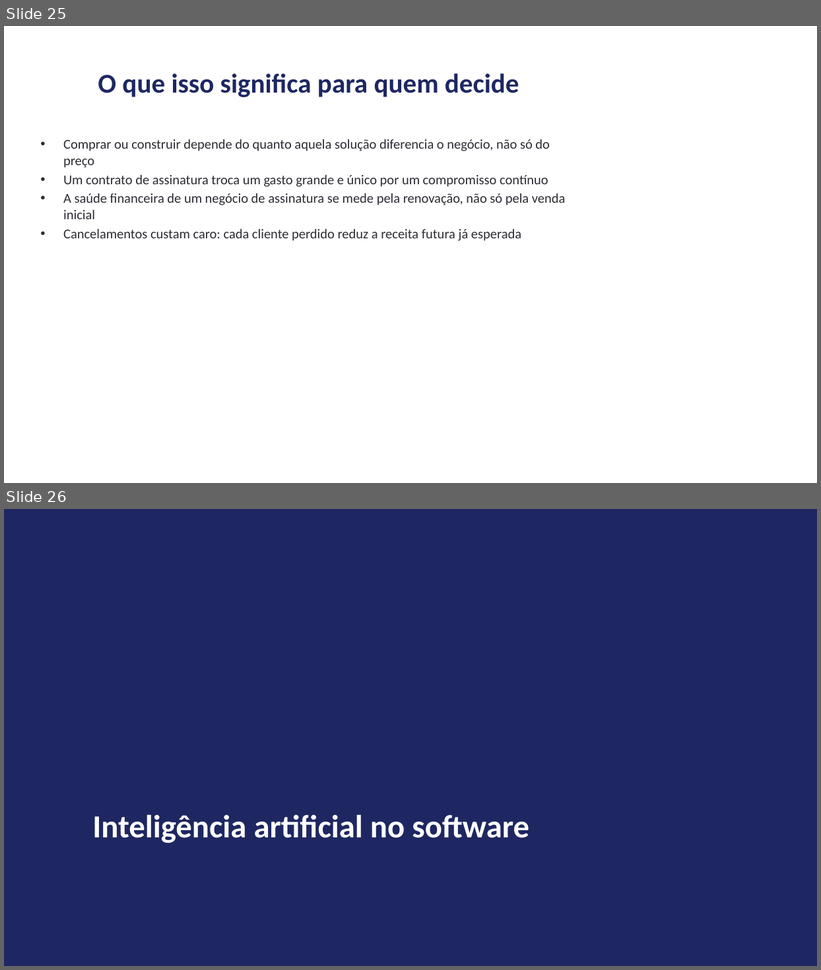
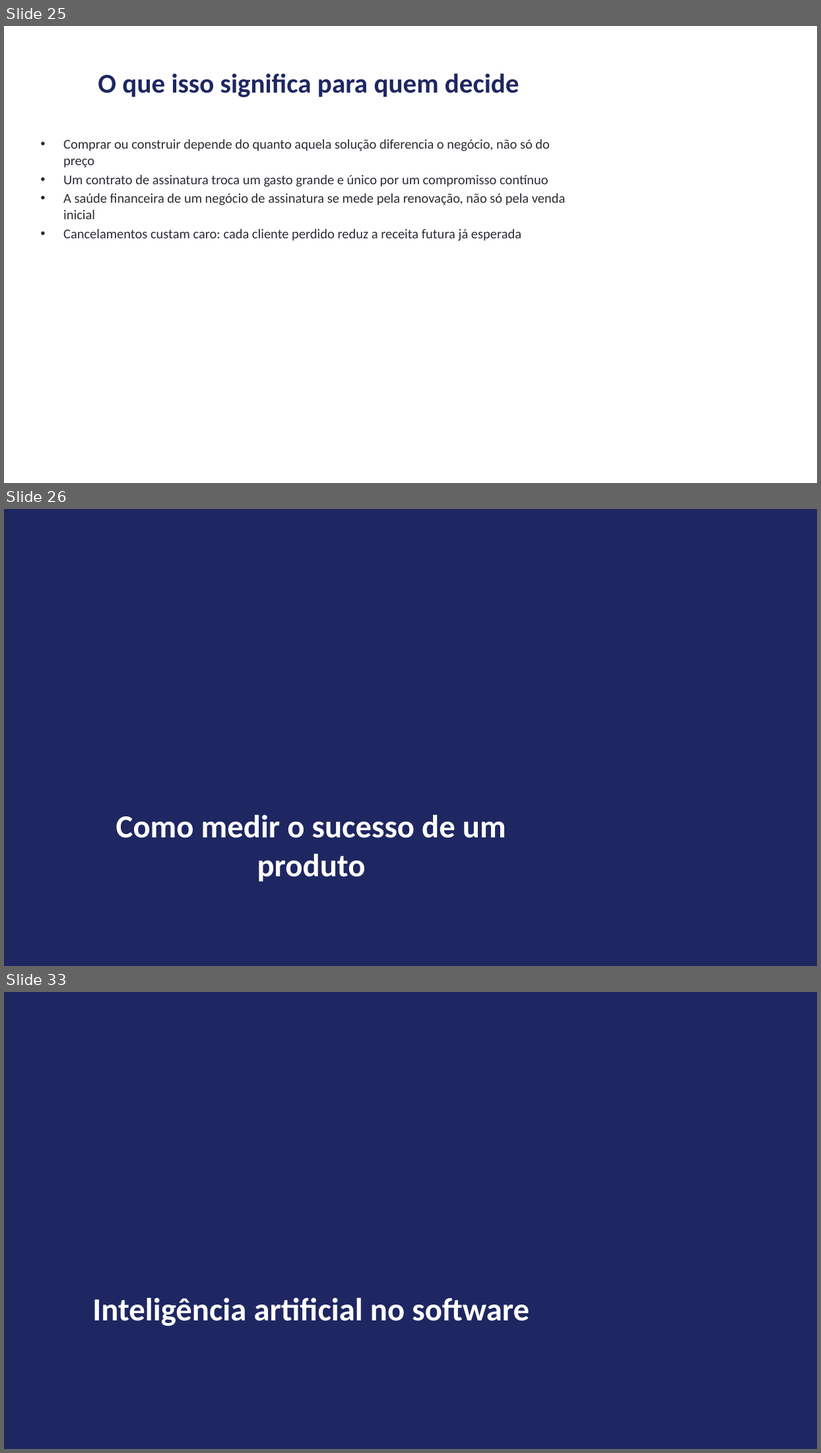
Before and after one commit to andrevberaldo/software-engineering, a slide deck: presentation/apresentacao.pptx. Shown one above the other, each under a label of ours: slides 25 and 26 before the commit, slides 25, 26 and 33 after it; the slides between them are not shown. The pictures are 821x970 and 821x1453 pixels, drawn with LibreOffice and Linux fonts; fonts in the diff are those of the drawing. Boxes give left, top, right and bottom in pixels: in the first picture for what was removed or moved away, otherwise in the second. Text is boxed around its words. In the diff, an @@ line names an element or a change of style, - is before the commit and + after.

```diff
--- a/presentation/apresentacao.pptx
+++ b/presentation/apresentacao.pptx
@@ slide 26 added at (4,509,817,966), background #1E2761 @@
@@ title added at (116,815,506,882), 38 pt, text #FFFFFF, bold @@
+Como medir o sucesso de um produto
@@ what was slide 26 is now slide 33 @@
```
Also in this commit, not shown: 1 slide changed, 6 other slides added, 4 other files.
